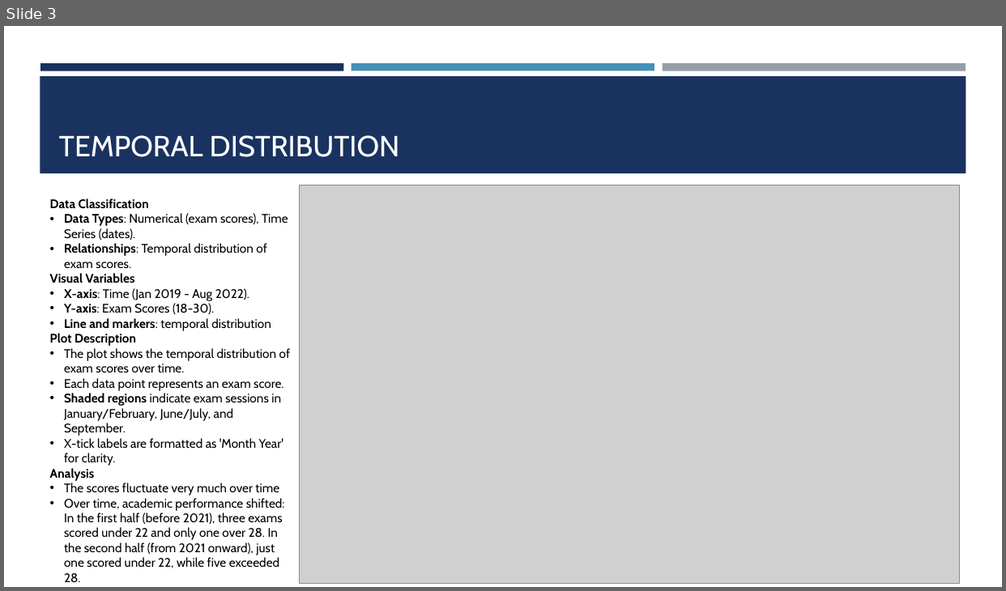
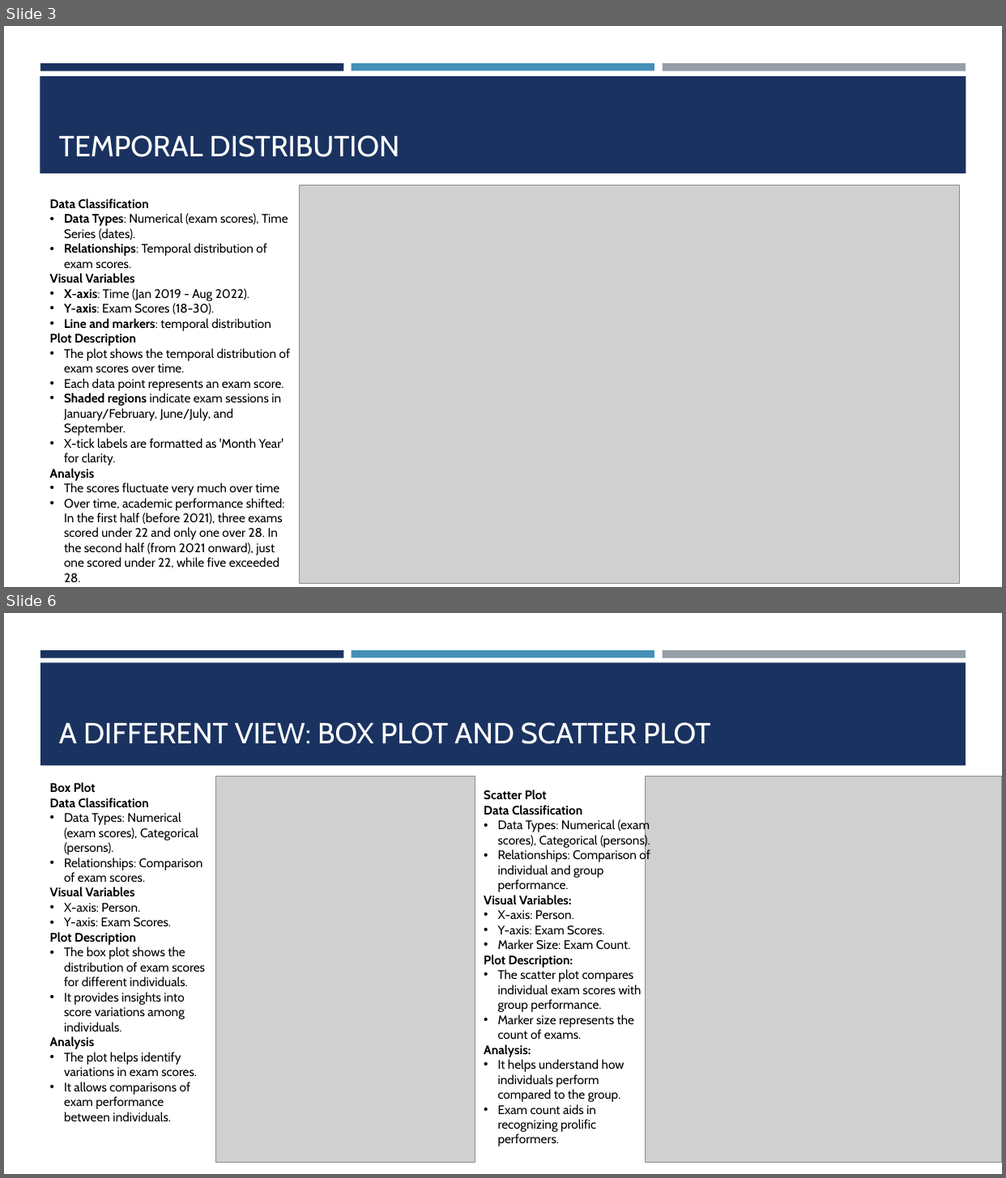
Before and after one commit to francesco-fortunato/VisualAnalytics_HWs, a slide deck: Homework 1/Visual Analytics - Homework I.pptx. Shown one above the other, each under a label of ours: slide 3 before the commit, slides 3 and 6 after it; the slides between them are not shown. The pictures are 1006x591 and 1006x1178 pixels, drawn with LibreOffice and Linux fonts; fonts in the diff are those of the drawing; grey boxes stand for pictures. Boxes give left, top, right and bottom in pixels: in the first picture for what was removed or moved away, otherwise in the second. Text is boxed around its words. In the diff, an @@ line names an element or a change of style, - is before the commit and + after.

```diff
--- a/Homework 1/Visual Analytics - Homework I.pptx
+++ b/Homework 1/Visual Analytics - Homework I.pptx
@@ slide 6 added at bbox=[4, 613, 1002, 1174], background #FFFFFF; not listed: 3 template elements that a slide beside it also shows @@
@@ rectangle added at bbox=[40, 662, 966, 766], fill #1A3260 @@
@@ title added at bbox=[59, 722, 710, 744], 28 pt, text #FFFFFF @@
+A DIFFERENT VIEW: BOX PLOT AND SCATTER PLOT
@@ text added at bbox=[50, 782, 205, 1122], 12 pt, text #000000 @@
+Box Plot
+Data Classification
+• Data Types: Numerical (exam scores), Categorical (persons).
+• Relationships: Comparison of exam scores.
+Visual Variables
+• X-axis: Person.
+• Y-axis: Exam Scores.
+Plot Description
+• The box plot shows the distribution of exam scores for different individuals.
+• It provides insights into score variations among individuals.
+Analysis
+• The plot helps identify variations in exam scores.
+• It allows comparisons of exam performance between individuals.
@@ picture added at bbox=[216, 776, 475, 1162] @@
@@ picture added at bbox=[646, 776, 1002, 1162] @@
@@ text added at bbox=[484, 790, 650, 1147], 12 pt, text #000000 @@
+Scatter Plot
+Data Classification
+• Data Types: Numerical (exam scores), Categorical (persons).
+• Relationships: Comparison of individual and group performance.
+Visual Variables:
+• X-axis: Person.
+• Y-axis: Exam Scores.
+• Marker Size: Exam Count.
+Plot Description:
+• The scatter plot compares individual exam scores with group performance.
+• Marker size represents the count of exams.
+Analysis:
+• It helps understand how individuals perform compared to the group.
+• Exam count aids in recognizing prolific performers.
```
Also in this commit, not shown: 1 slide changed, 1 slide removed, 2 other files.
